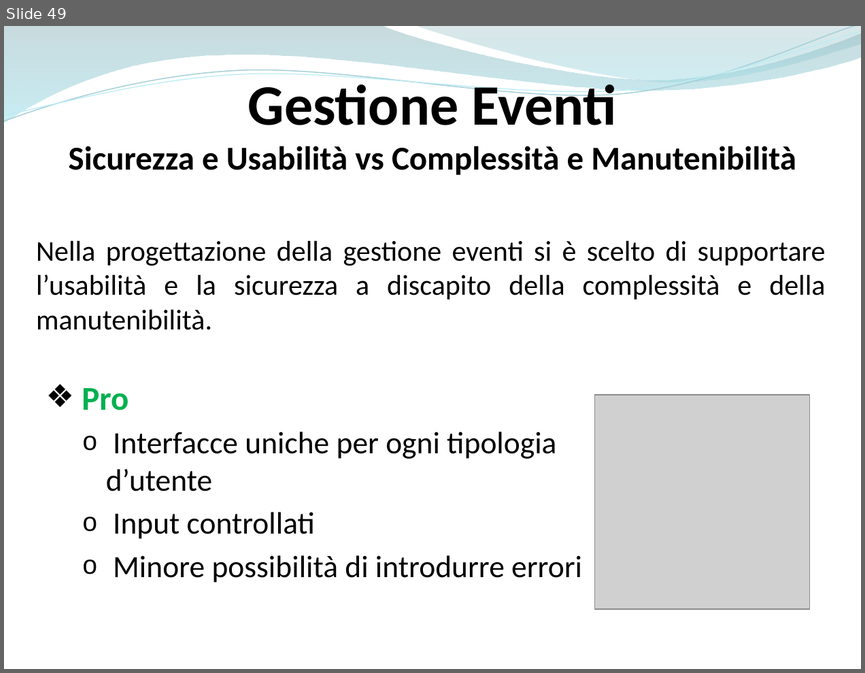
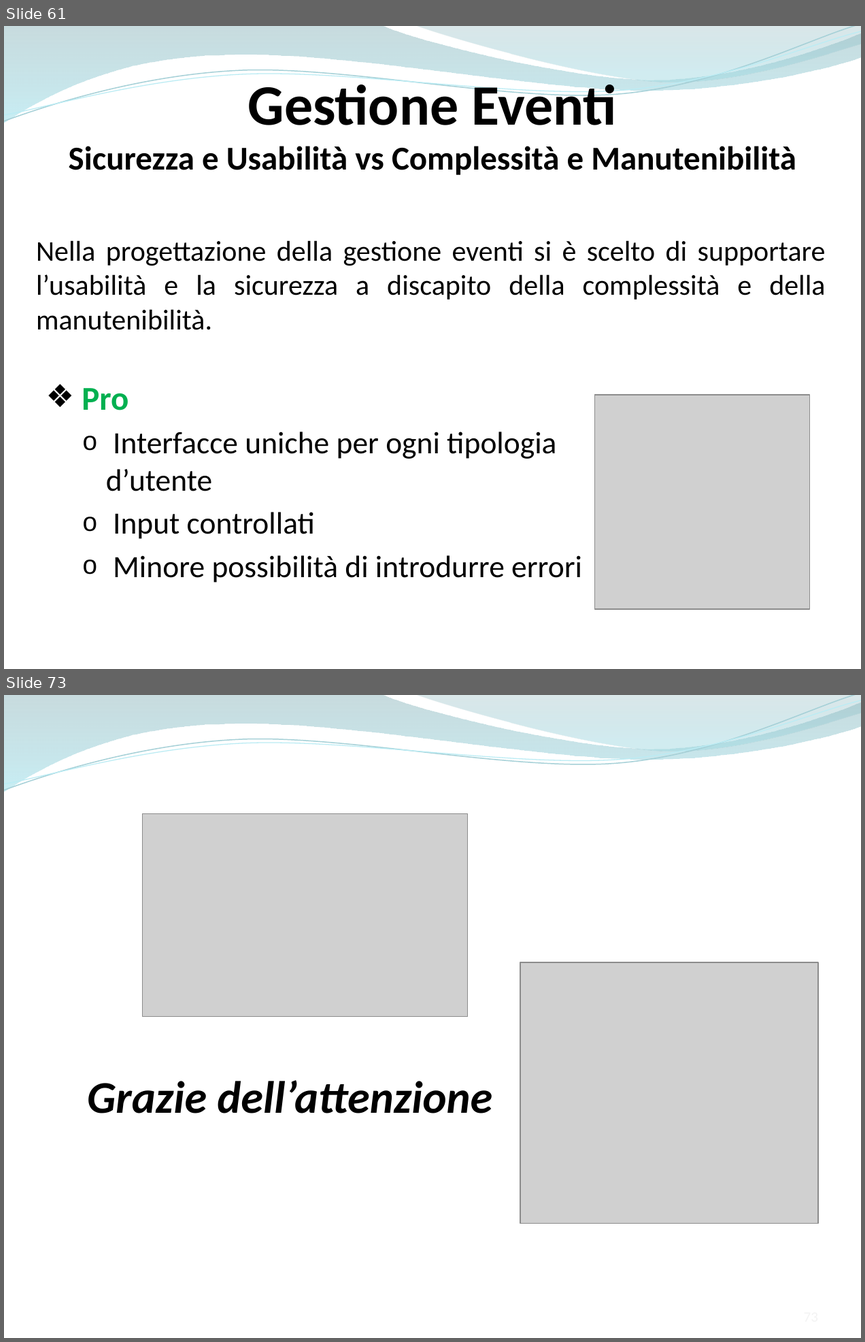
Before and after one commit to ammirate/at-silo, a slide deck: Presentazione/Atsilo2/Atsilo_M_PresentazioneFinale.pptx. Shown one above the other, each under a label of ours: slide 49 before the commit, slides 61 and 73 after it; the slides between them are not shown. The pictures are 865x673 and 865x1342 pixels, drawn with LibreOffice and Linux fonts; fonts in the diff are those of the drawing; grey boxes stand for pictures. Boxes give left, top, right and bottom in pixels: in the first picture for what was removed or moved away, otherwise in the second. Text is boxed around its words. In the diff, an @@ line names an element or a change of style, - is before the commit and + after.

```diff
--- a/Presentazione/Atsilo2/Atsilo_M_PresentazioneFinale.pptx
+++ b/Presentazione/Atsilo2/Atsilo_M_PresentazioneFinale.pptx
@@ slide 73 added at (x1=4, y1=695, x2=861, y2=1338), background #FFFFFF; not listed: 4 template elements that a slide beside it also shows @@
@@ picture added at (x1=142, y1=814, x2=468, y2=1016) @@
@@ picture added at (x1=520, y1=962, x2=818, y2=1223) @@
@@ text added at (x1=87, y1=1080, x2=492, y2=1113), 38 pt, text #000000, bold, italic @@
+Grazie dell’attenzione
@@ what was slide 49 is now slide 61 @@
```
Also in this commit, not shown: 11 slides changed, 21 other slides added, 1 slide removed.
